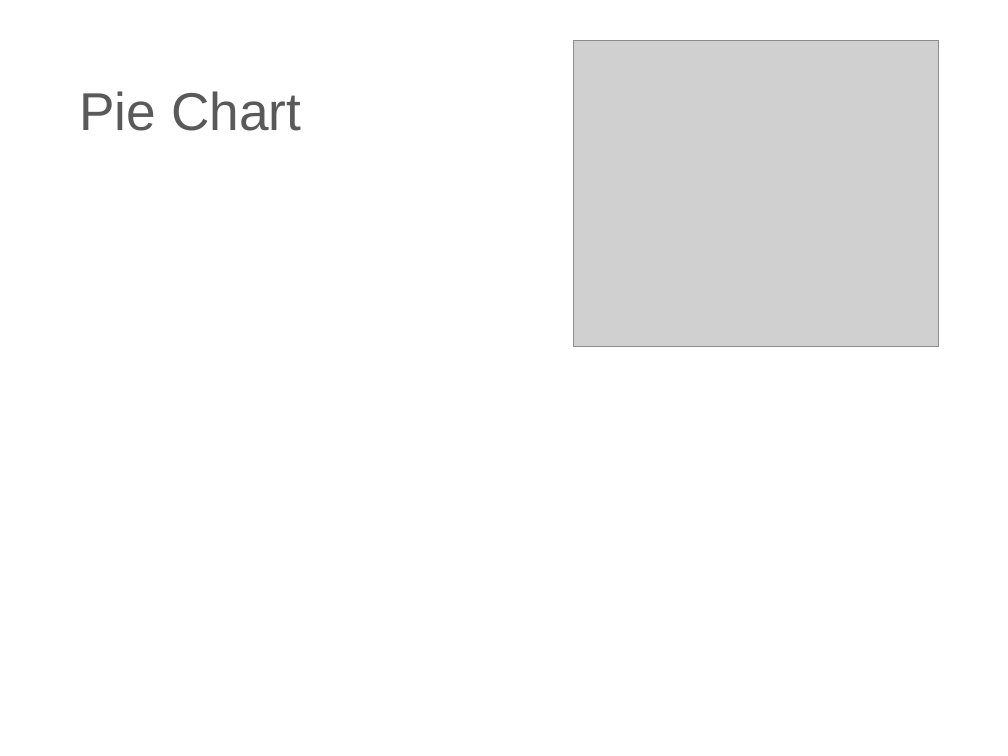
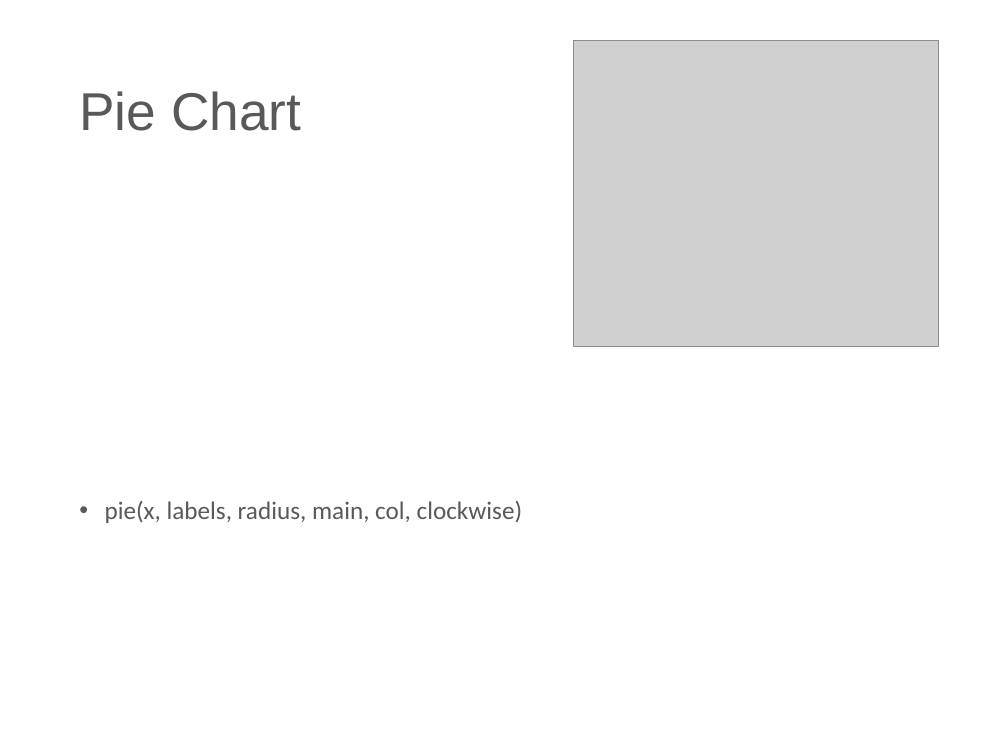
Before and after one commit to PeterAnema/Introductietraining_R_UWV, a slide deck: slide 55 of Slides/Introductie R.pptx (slide 54 before the commit). Drawn at 1008x756 pixels with LibreOffice and Linux fonts; fonts in the diff are those of the drawing; grey boxes stand for pictures; background and template pictures are left out. Boxes give left, top, right and bottom in pixels: in the first picture for what was removed or moved away, otherwise in the second. Text is boxed around its words. In the diff, an @@ line names an element or a change of style, - is before the commit and + after.

```diff
--- a/Slides/Introductie R.pptx
+++ b/Slides/Introductie R.pptx
@@ text added at <box>105,501,523,523</box>, 18 pt, text #595959 @@
+• pie(x, labels, radius, main, col, clockwise)
```
Also in this commit, not shown: 5 other slides changed, 3 slides added, 2 slides removed, 15 other files.
